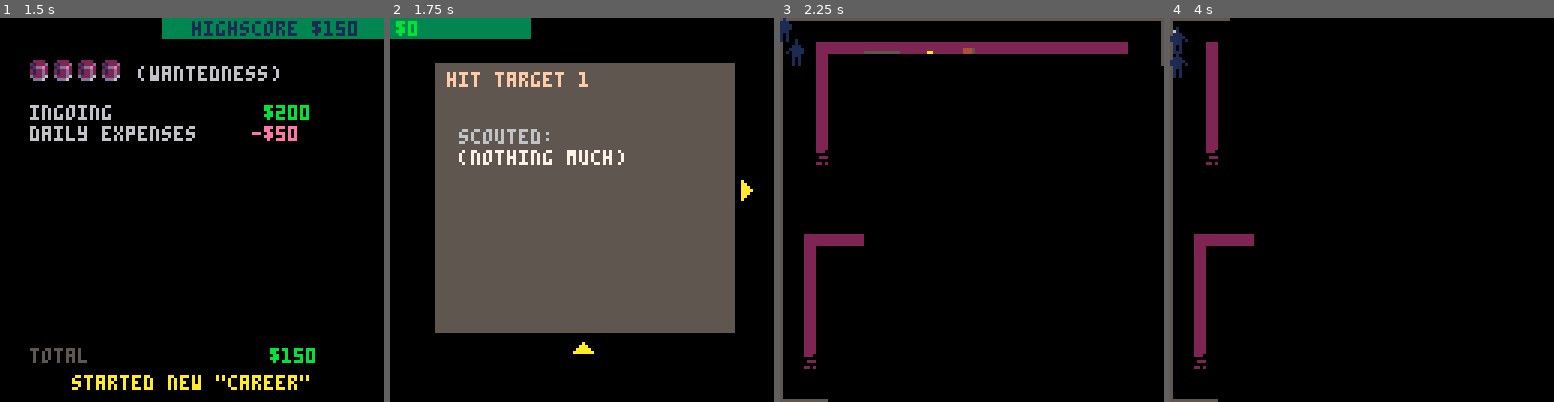
Above: before the commit, frames 1-4 (left to right).
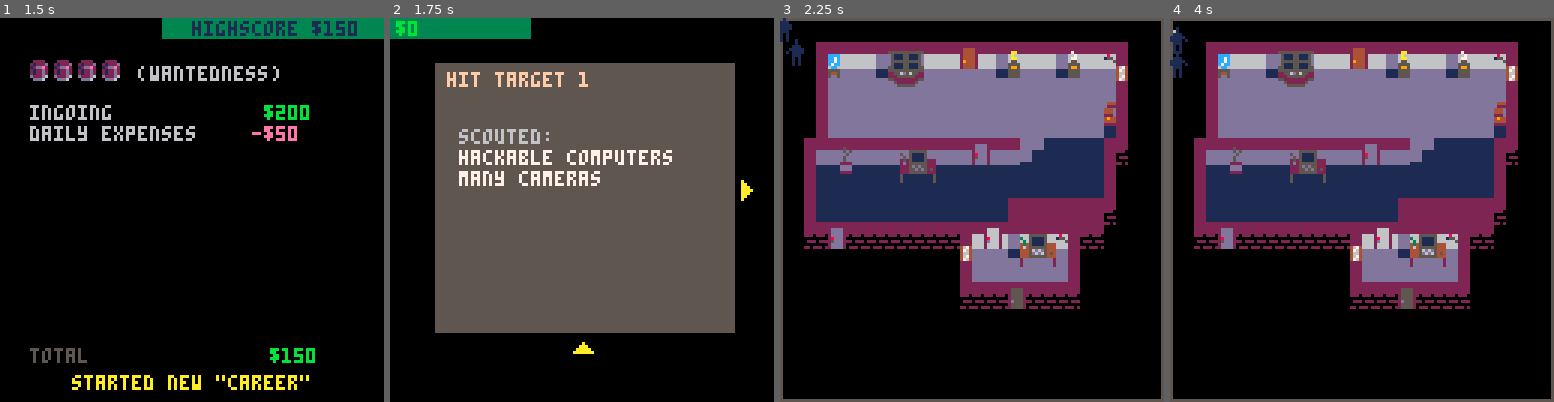
Above: after the commit, the same moments.

Repository: ironchestgames/pico-8-carts
Game: PICO-8 cartridge stealth.p8
Same seed, same stepped clock (60 frames per second), same inputs: the game is played once before the commit and once after it.
Inputs:
- Up to frame 1 (1.5 s): tap X (X key) at 0.33, 1.07 s; tap O (Z key) at 0.7 s
- Up to frame 2 (1.75 s): hold Right from 1.6 s (still down); tap O (Z key) at 1.7 s
- Up to frame 3 (2.25 s): tap X (X key) at 1.85 s; release Right at 2.1 s; tap O (Z key) at 2.1 s; hold Up from 2.15 s (still down)
- Up to frame 4 (4 s): release Up at 2.42 s; hold Right 2.47-3.03 s; tap O (Z key) every 0.4 s from 2.5 to 3.7 s; tap X (X key) at 2.97 s; hold Left 3.08-3.58 s; hold Down 3.63-3.97 s

Frame 1 is identical in both runs. In frame 2, 1.4% of the frame differs, in the area x 17-74%, y 34-44%; in frame 3, 46%; in frame 4, 49%, in the area x 6-100%, y 0-100%.

Commit message:
stealth - wip doors

Diff:
--- a/stealth.p8
+++ b/stealth.p8
@@ -462,19 +462,36 @@
 
 end
 
-
+--[[
+
+12 - regular door
+13 - regular door open
+14 - regular door frame
+
+15 - door with lock (locked)
+16 - door with lock (unlocked)
+17 - door with lock (shutdown)
+18 - door with lock open
+19 - door with lock frame
+
+--]]
+local doortypopened=s2t'.12;13;.16;18;.17;18;'
+local doortypclosed=s2t'.13;12;.18;17;'
 
 local function resetdoor(_p,_o)
  -- reset player
  _p.state,_p.action='standing'
 
  -- reset obj
- _o.typ-=2
+ _o.typ=doortypclosed[_o.typ]
+ if _o.typ == 17 and ispoweron then
+  _o.typ=15
+ end
 end
 
 local function doorfromunder(_p,_o,_tmp)
  if not _tmp.opened then
-  _o.typ+=2
+  _o.typ=doortypopened[_o.typ]
   _tmp.opened=true
   makesound(_p,23)
  end
@@ -507,7 +524,7 @@
 local function doorfromabove(_p,_o,_tmp)
  if not _tmp.opened then
   _tmp.o2=objs[_tmp.oi+32]
-  _tmp.o2.typ+=2
+  _tmp.o2.typ=doortypopened[_tmp.o2.typ]
   _tmp.opened=true
   makesound(_p,23)
  end
@@ -544,10 +561,10 @@
 
 local function lockeddoorfrombelow(_p,_o,_tmp)
  if ispoweron then
-  if _o.typ == 16 then
+  if _o.typ == 15 then
    for _l in all(playerinventory) do
     if _l[1] == 'door access code' then
-     _o.typ+=2
+     _o.typ=16
      _p.state,_p.action='standing'
      makesound(_p,24)
      return
@@ -558,8 +575,8 @@
    return
   end
 
-  if not _tmp.opened then
-   _o.typ+=2
+  if doortypopened[_o.typ] and not _tmp.opened then
+   _o.typ=doortypopened[_o.typ]
    _tmp.opened=true
    makesound(_p,23)
   end
@@ -585,16 +602,21 @@
   end
 
  else
+  if doortypopened[_o.typ] and not _tmp.opened then
+   _o.typ=doortypopened[_o.typ]
+   _tmp.opened=true
+   makesound(_p,23)
+  end
   _p.state,_p.action='standing'
  end
 end
 
 local function lockeddoorfromabove(_p,_o,_tmp)
  local _o2=objs[_tmp.oi+32]
- if _o2.typ == 16 then
+ if _o2.typ == 15 then
   for _l in all(playerinventory) do
    if _l[1] ==  'door access code' then
-    _o2.typ+=2
+    _o2.typ=16
     _p.state,_p.action='standing'
     makesound(_p,24)
     return
@@ -606,7 +628,7 @@
  end
 
  if not _tmp.opened then
-  _o2.typ+=2
+  _o2.typ=doortypopened[_o2.typ]
   _tmp.opened=true
   makesound(_p,23)
  end
@@ -801,12 +823,12 @@
   end
 
   -- add guard
-  local _gx,_gy=flr(_xstart+_w/2),flr(_ystart+_h/2)
-  if _h > 6 and #guards < 3 and rnd() > 0.5 then
-   local _g=s2t'.dx;-1;.dy;0;.state;patrolling;.state_c;0;'
-   _g.x,_g.y,_g.isarmed=_gx,_gy,flr(rnd()+0.2)
-   add(guards,_g)
-  end
+  -- local _gx,_gy=flr(_xstart+_w/2),flr(_ystart+_h/2)
+  -- if _h > 6 and #guards < 3 and rnd() > 0.5 then
+  --  local _g=s2t'.dx;-1;.dy;0;.state;patrolling;.state_c;0;'
+  --  _g.x,_g.y,_g.isarmed=_gx,_gy,flr(rnd()+0.2)
+  --  add(guards,_g)
+  -- end
 
   -- bottom wall
   _ystart+=_h-1
@@ -1074,7 +1096,7 @@
      objs[_i-32],
      objs[_iplus1]=
        {action={[3]=doorfromabove},adjaction={[3]=doorpeekfromabove}},
-       {typ=13}
+       {typ=14}
 
      -- switch to locked
      if rnd() > 0.70 then
@@ -1082,10 +1104,10 @@
       objs[_i].action[2],
       objs[_i-32].action[3],
       objs[_iplus1].typ=
-        16,
+        15,
         lockeddoorfrombelow,
         lockeddoorfromabove,
-        17
+        19
      end
     end
    end
@@ -1768,12 +1790,12 @@
 
 
   -- draw fog
-  for _i=0,arslen do
-   if not fog[_i] then
-    local _x,_y=(_i&31)*4,(_i\32)*4
-    rectfill(_x,_y,_x+3,_y+3,0)
-   end
-  end
+  -- for _i=0,arslen do
+  --  if not fog[_i] then
+  --   local _x,_y=(_i&31)*4,(_i\32)*4
+  --   rectfill(_x,_y,_x+3,_y+3,0)
+  --  end
+  -- end
 
   -- draw messages
   local _coli=1
Not shown, changed: 18 lines of the sprite sheet (__gfx__) section of stealth.p8
